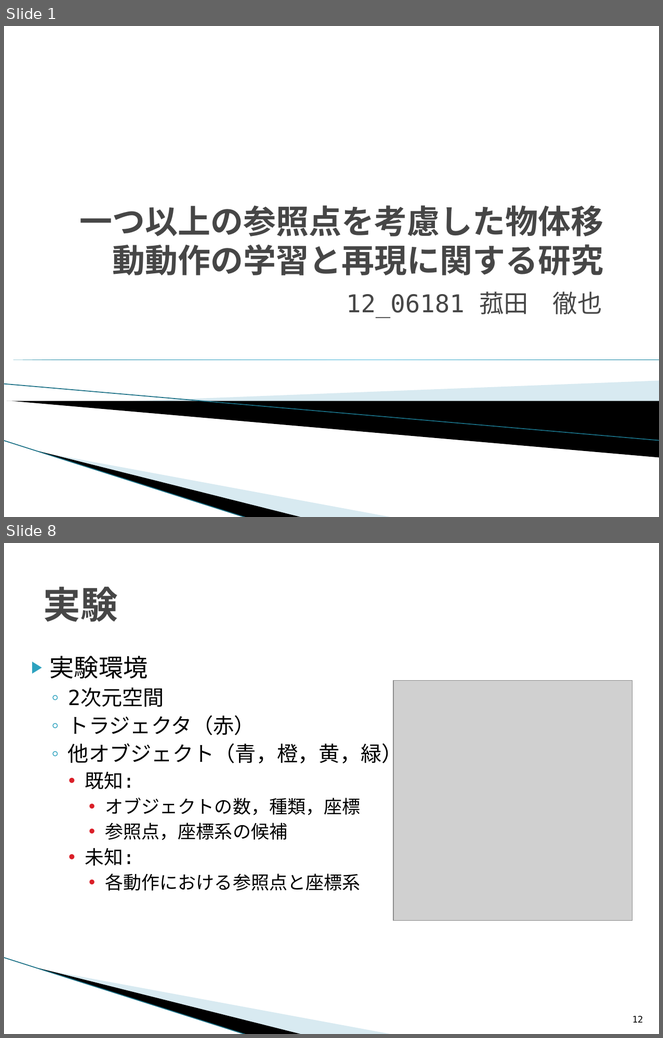
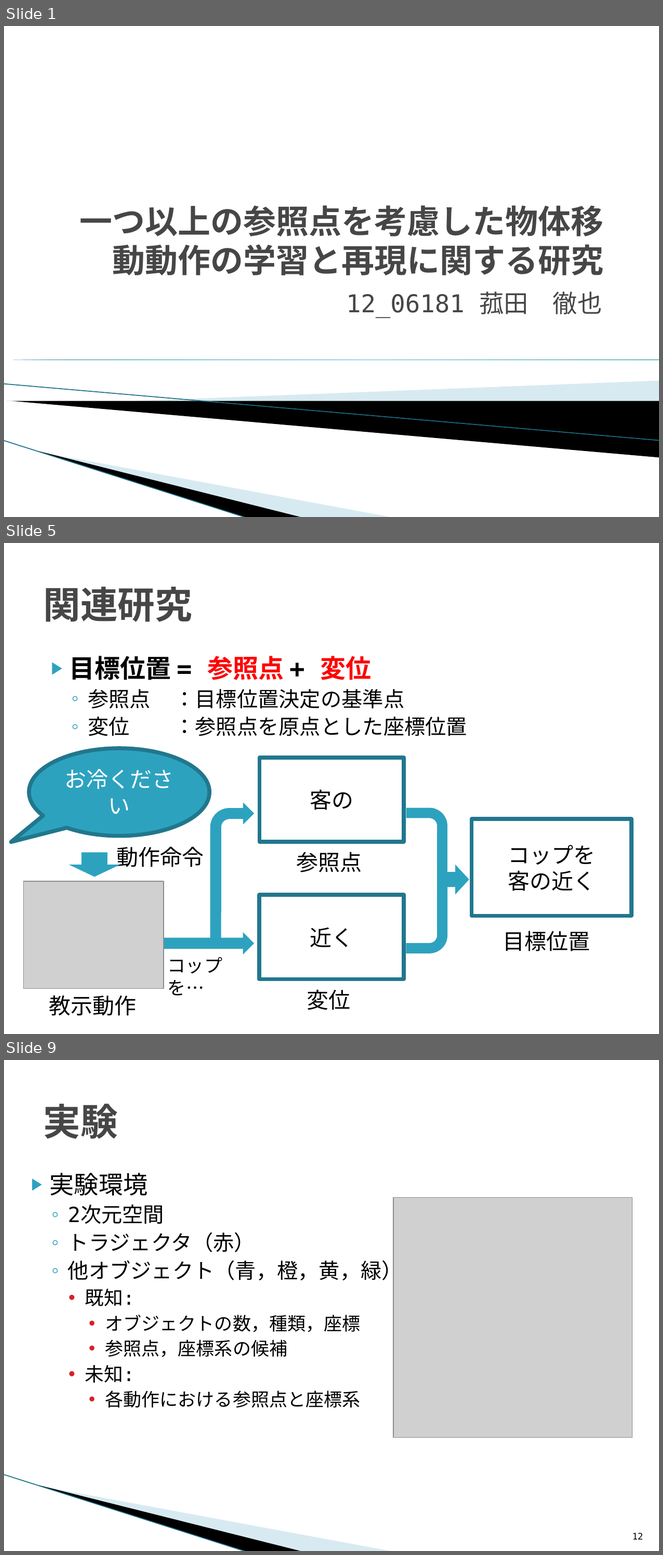
Before and after one commit to TetsuyaKomota/GitforEclipseTest, a slide deck: IntentionLearning/memo/presentation/卒論発表会スライド.pptx. Shown one above the other, each under a label of ours: slides 1 and 8 before the commit, slides 1, 5 and 9 after it; the slides between them are not shown. The pictures are 663x1038 and 663x1555 pixels, drawn with LibreOffice and Linux fonts; fonts in the diff are those of the drawing; grey boxes stand for pictures; background and template pictures are left out. Boxes give left, top, right and bottom in pixels: in the first picture for what was removed or moved away, otherwise in the second. Text is boxed around its words. In the diff, an @@ line names an element or a change of style, - is before the commit and + after.

```diff
--- a/IntentionLearning/memo/presentation/卒論発表会スライド.pptx
+++ b/IntentionLearning/memo/presentation/卒論発表会スライド.pptx
@@ slide 5 added at [4,543,659,1034], background #FFFFFF @@
@@ title added at [43,587,192,622], 41 pt, text #464646, bold @@
+関連研究
@@ text added at [70,656,467,736], 23 pt, text #000000 @@
+▶ 目標位置 = 参照点 + 変位
+  ◦ 参照点 ：目標位置決定の基準点
+  ◦ 変位 ：参照点を原点とした座標位置
@@ speech bubble added at [29,749,210,836], fill #2DA2BF, outline #21788D 4.33 pt, 24 pt, text #FFFFFF @@
+お冷ください
@@ rectangle added at [259,758,404,843], outline #21788D 4.33 pt, 24 pt, text #000000 @@
+客の
@@ bent arrow added at [210,802,254,949], fill #2DA2BF @@
@@ bent arrow added at [406,803,448,891], fill #2DA2BF @@
@@ rectangle added at [472,820,632,916], outline #21788D 4.33 pt, 24 pt, text #000000 @@
+コップを
+客の近く
@@ down arrow added at [69,852,120,876], fill #2DA2BF @@
@@ text added at [117,847,204,867], 24 pt, text #000000 @@
+動作命令
@@ text added at [297,852,362,873], 24 pt, text #000000 @@
+参照点
@@ right arrow added at [442,865,469,895], fill #2DA2BF @@
@@ picture added at [24,882,164,989] @@
@@ bent arrow added at [406,876,448,959], fill #2DA2BF @@
@@ rectangle added at [259,896,404,980], outline #21788D 4.33 pt, 24 pt, text #000000 @@
+近く
@@ text added at [503,931,591,952], 24 pt, text #000000 @@
+目標位置
@@ right arrow added at [161,933,254,955], fill #2DA2BF @@
@@ text added at [168,957,222,996], 20 pt, text #000000 @@
+コップを…
@@ text added at [307,990,351,1010], 24 pt, text #000000 @@
+変位
@@ text added at [49,995,136,1016], 24 pt, text #000000 @@
+教示動作
@@ what was slide 8 is now slide 9 @@
```
Also in this commit, not shown: 1 slide changed, 9 other slides added, 2 other files.
